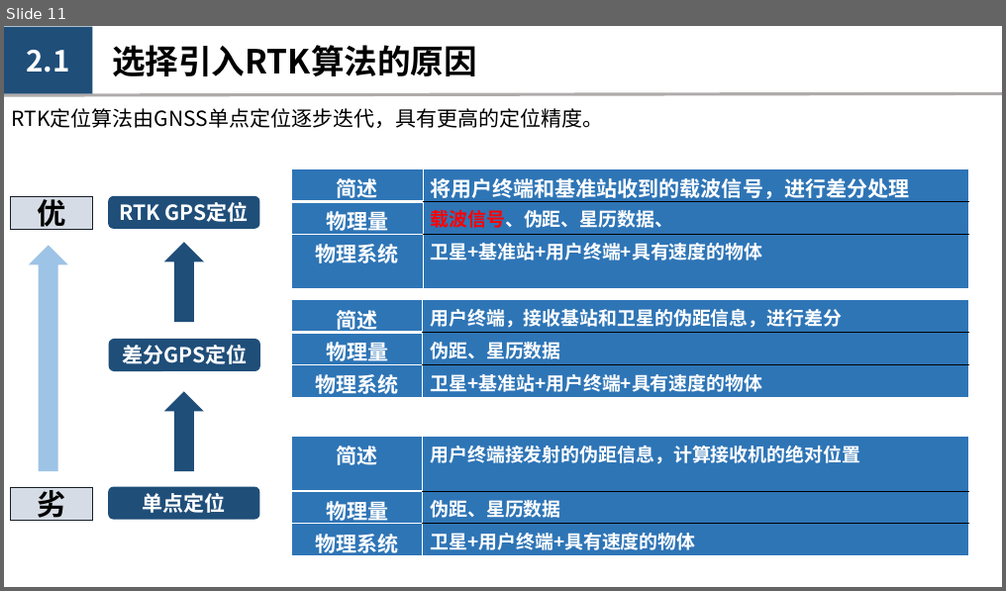
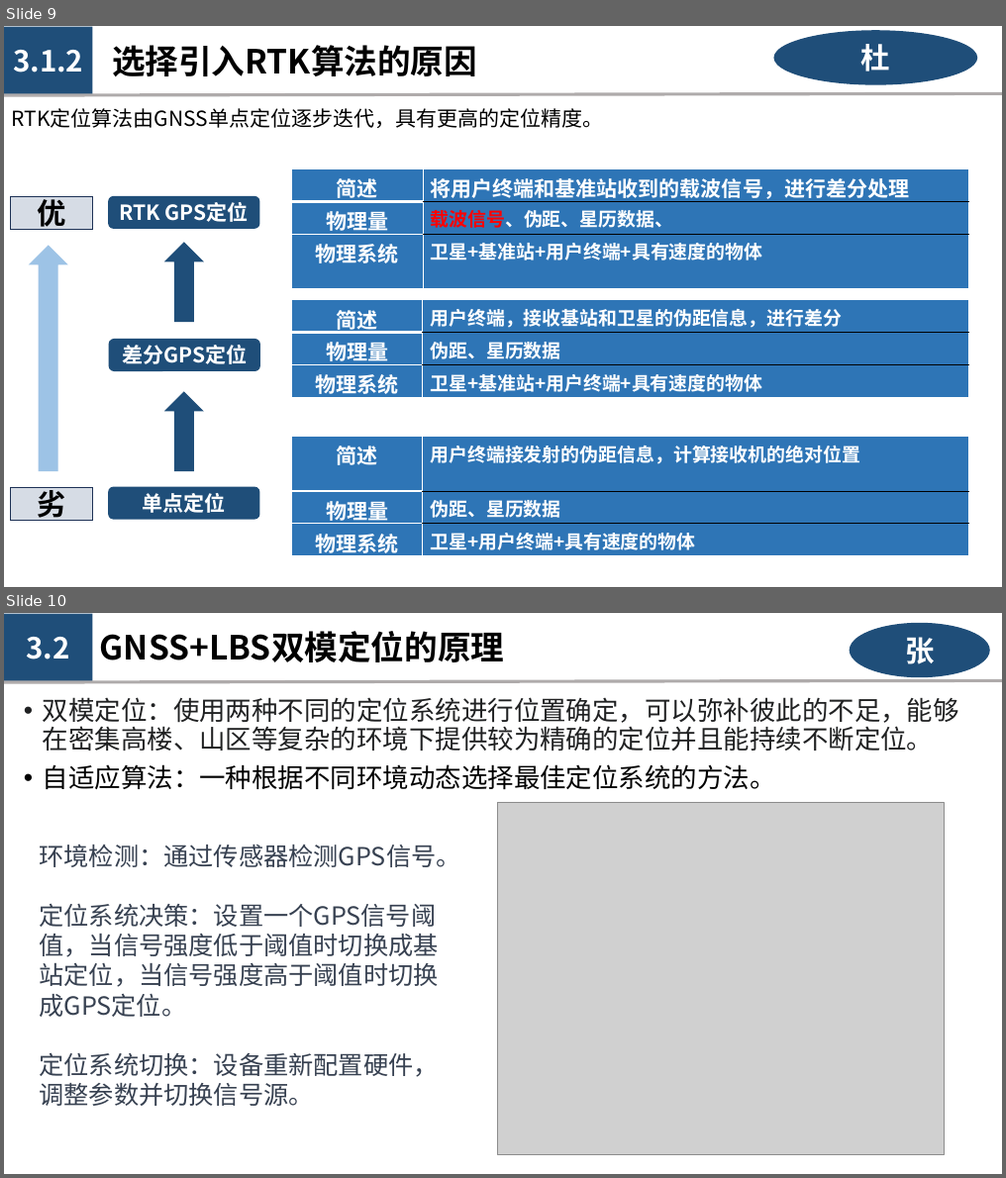
Before and after one commit to kashima19960/ppt-summary, a slide deck: summary/lastest_version/室外定位—项目计划汇报.pptx. Shown one above the other, each under a label of ours: slide 11 before the commit, slides 9 and 10 after it. The pictures are 1006x591 and 1006x1178 pixels, drawn with LibreOffice and Linux fonts; fonts in the diff are those of the drawing; grey boxes stand for pictures. Boxes give left, top, right and bottom in pixels: in the first picture for what was removed or moved away, otherwise in the second. Text is boxed around its words. In the diff, an @@ line names an element or a change of style, - is before the commit and + after.

```diff
--- a/summary/lastest_version/室外定位—项目计划汇报.pptx
+++ b/summary/lastest_version/室外定位—项目计划汇报.pptx
@@ slide 10 added at (x1=4, y1=613, x2=1002, y2=1174), background #FFFFFF @@
@@ rectangle added at (x1=4, y1=614, x2=92, y2=682), fill #1F4E79, 28 pt, text #FFFFFF, bold @@
+3.2
@@ text added at (x1=100, y1=631, x2=504, y2=663), 32 pt, text #000000, bold @@
+GNSS+LBS双模定位的原理
@@ ellipse added at (x1=849, y1=623, x2=990, y2=677), fill #1F4E79, 28 pt, text #FFFFFF, bold @@
+张
@@ line added from (4, 682) to (1002, 680), #AFABAB 3 pt @@
@@ text added at (x1=43, y1=697, x2=959, y2=789), 25.2 pt, text #202122 @@
+• 双模定位：使用两种不同的定位系统进行位置确定，可以弥补彼此的不足，能够在密集高楼、山区等复杂的环境下提供较为精确的定位并且能持续不断定位。
+• 自适应算法：一种根据不同环境动态选择最佳定位系统的方法。
@@ picture added at (x1=498, y1=802, x2=944, y2=1156) @@
@@ text added at (x1=40, y1=845, x2=461, y2=1106), 24 pt, text #374151 @@
+环境检测：通过传感器检测GPS信号。
+定位系统决策：设置一个GPS信号阈值，当信号强度低于阈值时切换成基站定位，当信号强度高于阈值时切换成GPS定位。
+定位系统切换：设备重新配置硬件，调整参数并切换信号源。
@@ what was slide 11 is now slide 9 @@
@@ slide 9 changed as well @@
@@ text in rectangle at (x1=13, y1=50, x2=83, y2=73): text changed @@
-2.1
+3.1.2
@@ ellipse added at (x1=773, y1=31, x2=977, y2=85), fill #1F4E79, 28 pt, text #FFFFFF, bold @@
+杜
@@ rectangle "优" at (x1=11, y1=196, x2=92, y2=230): outline #151E26 1 pt to #1E3256 1 pt @@
@@ rectangle "劣" at (x1=11, y1=488, x2=92, y2=521): outline #151E26 1 pt to #1E3256 1 pt @@
```
Also in this commit, not shown: 8 other slides changed, 6 other slides added, 10 slides removed, 1 other file.
